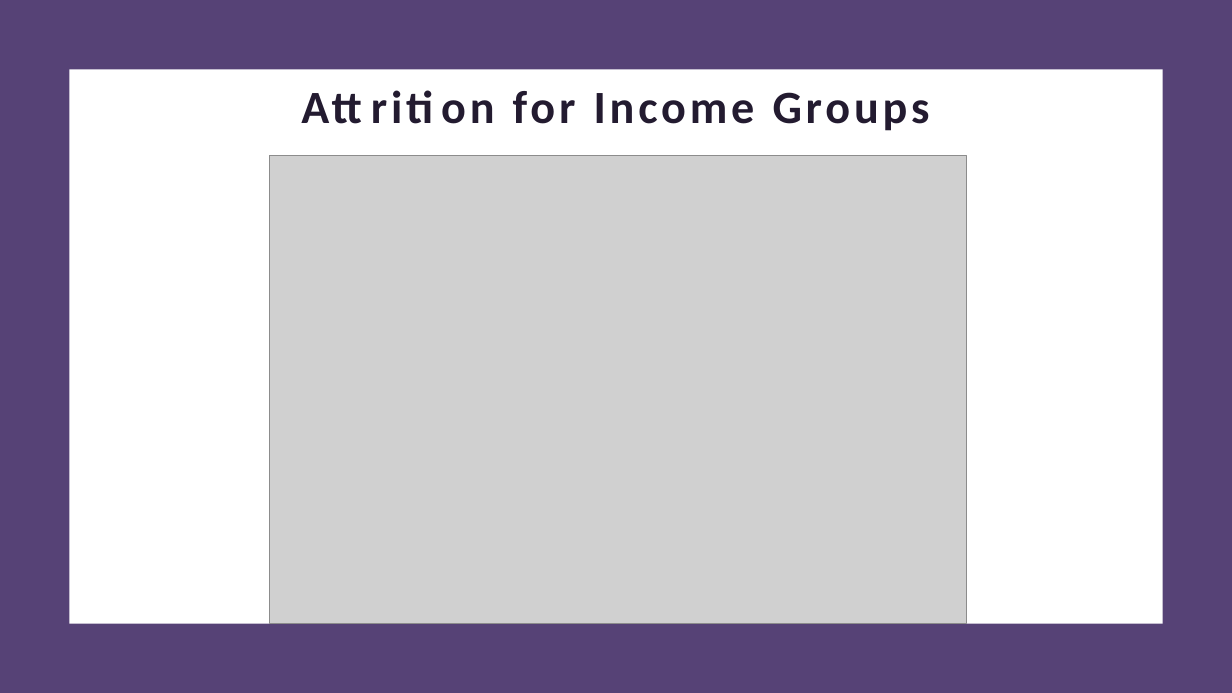
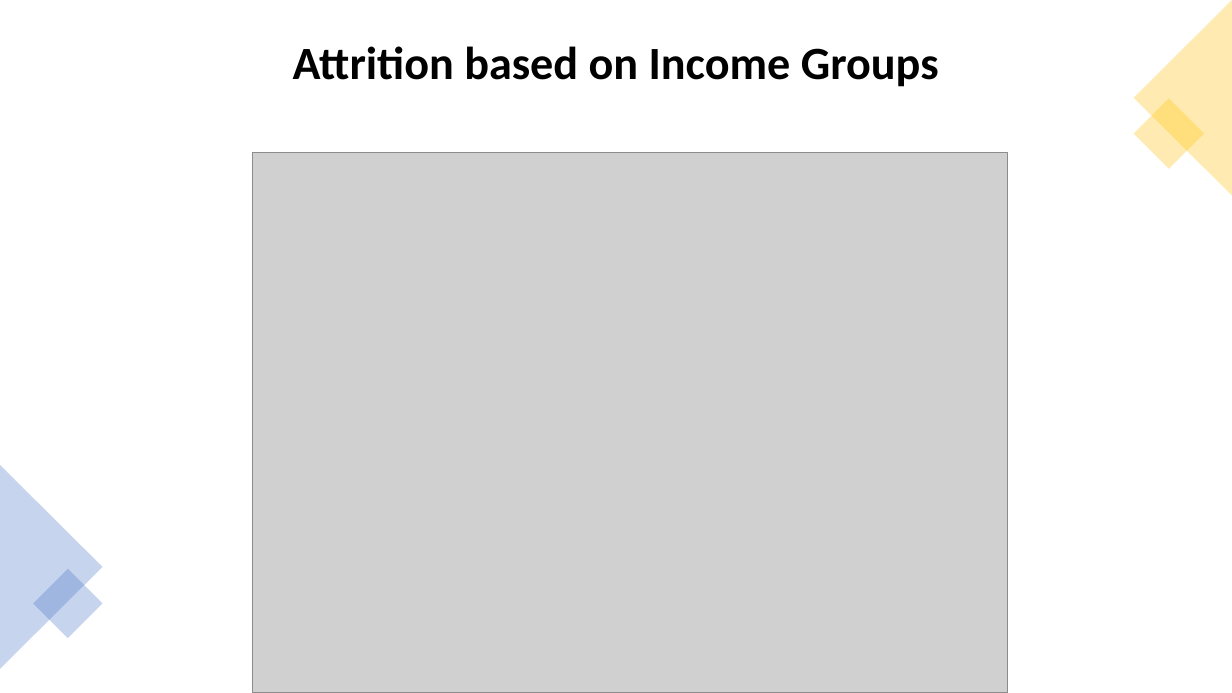
Before and after one commit to GraduateSchoolWork/CaseStudy2_DDS, a slide deck: slide 6 of DDS_Project_2_Presentation.pptx (slide 8 before the commit). Drawn at 1232x693 pixels with LibreOffice and Linux fonts; fonts in the diff are those of the drawing; grey boxes stand for pictures. Boxes give left, top, right and bottom in pixels: in the first picture for what was removed or moved away, otherwise in the second. Text is boxed around its words. In the diff, an @@ line names an element or a change of style, - is before the commit and + after.

```diff
--- a/DDS_Project_2_Presentation.pptx
+++ b/DDS_Project_2_Presentation.pptx
@@ rectangle removed at box(0, 0, 1232, 693) @@
@@ triangle added at box(1134, 0, 1232, 196), fill #FFC000 at 30% opacity @@
@@ title "Attrition based on Income Groups" at box(293, 46, 939, 87): vertical alignment bottom to middle @@
@@ title at box(293, 46, 939, 87): text changed; text colour #231B30 to #000000 @@
-Attrition for Income Groups
+Attrition based on Income Groups
@@ rectangle removed at box(69, 69, 1163, 624) @@
@@ rectangle added at box(1134, 99, 1204, 169), fill #FFC000 at 30% opacity @@
@@ picture: place and size @@
-picture at box(269, 155, 967, 624)
+picture at box(252, 152, 1007, 693)
@@ triangle added at box(0, 465, 103, 669), fill #4472C4 at 30% opacity @@
@@ rectangle added at box(33, 568, 103, 638), fill #4472C4 at 30% opacity @@
```
Also in this commit, not shown: 6 other slides changed, 13 slides added, 3 slides removed.
